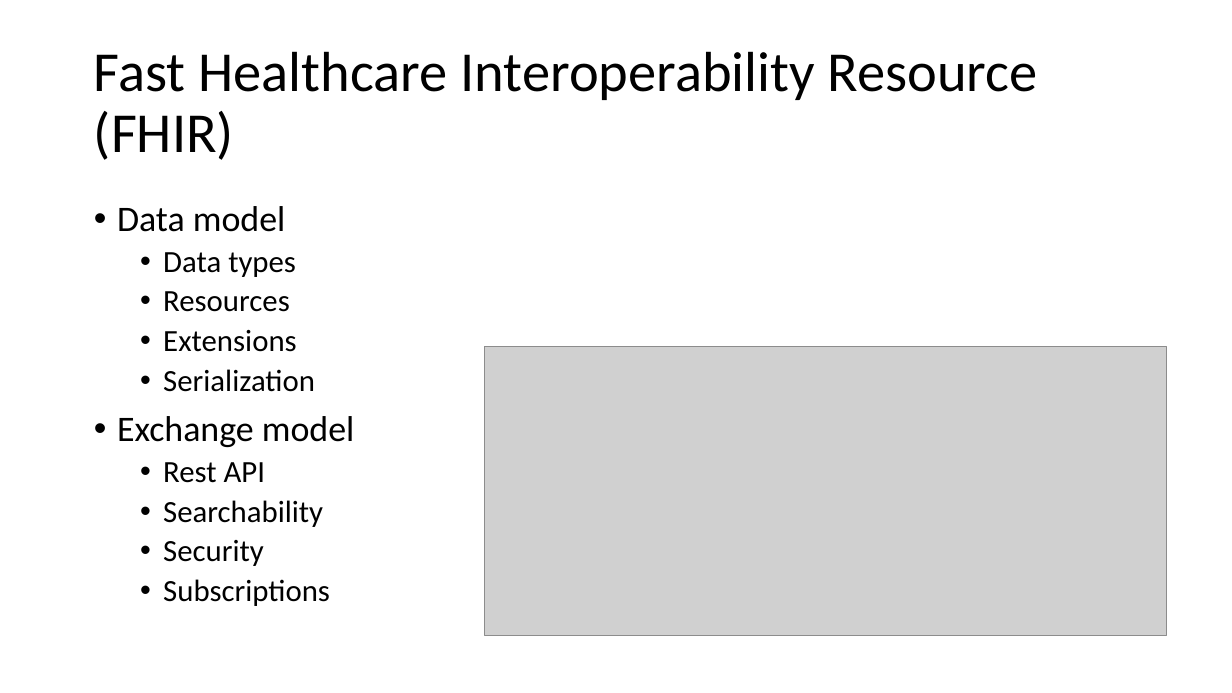
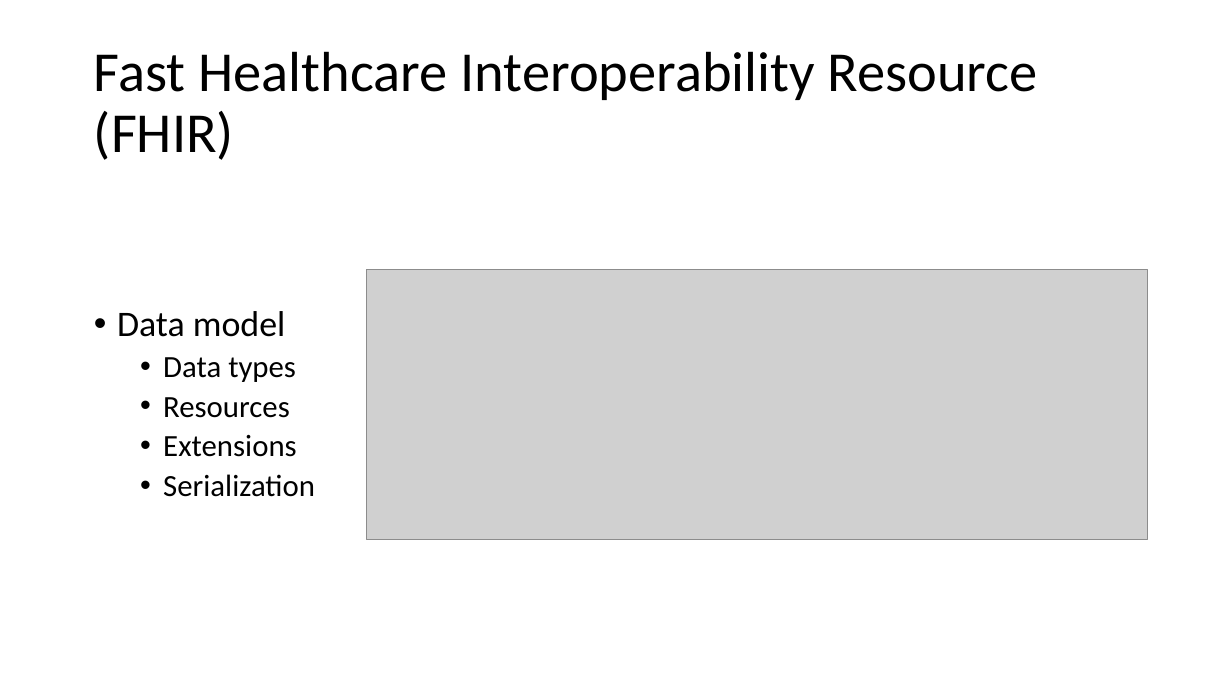
Before and after one commit to sharvkk/cotiviti-summer-internship, a slide deck: slide 7 of Interoperability Technology in Healthcare.pptx. Drawn at 1232x693 pixels with LibreOffice and Linux fonts; fonts in the diff are those of the drawing; grey boxes stand for pictures. Boxes give left, top, right and bottom in pixels: in the first picture for what was removed or moved away, otherwise in the second. Text is boxed around its words. In the diff, an @@ line names an element or a change of style, - is before the commit and + after.

```diff
--- a/Interoperability Technology in Healthcare.pptx
+++ b/Interoperability Technology in Healthcare.pptx
@@ picture added at (367,269,1148,539) @@
@@ picture removed at (484,347,1166,635) @@
@@ text at (117,416,355,606): paragraphs removed @@
-• Exchange model
-  • Rest API
-  • Searchability
-  • Security
-  • Subscriptions
```
Also in this commit, not shown: 3 other slides changed, 7 slides added.
